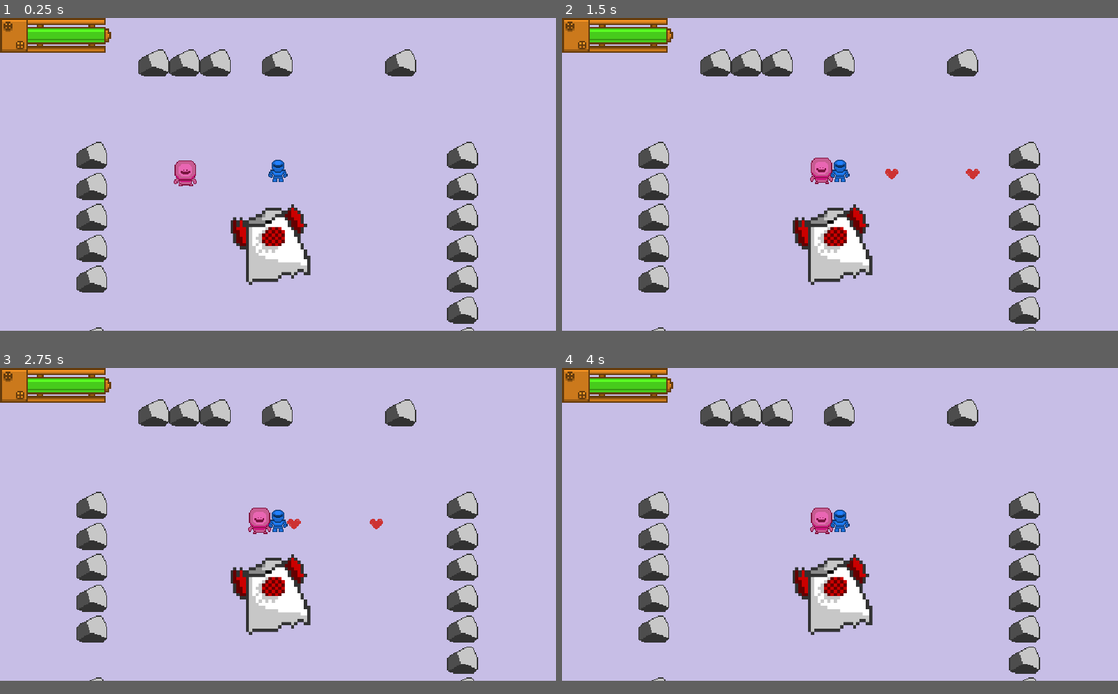
Above: before the commit, frames 1-4 (two rows, left to right).
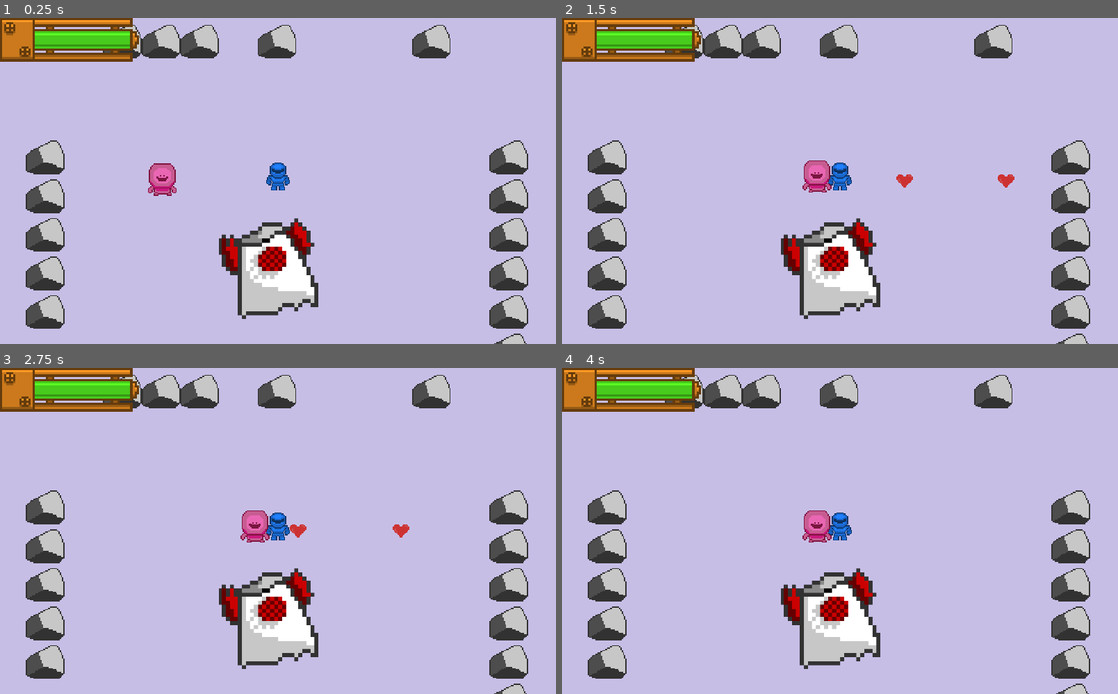
Above: after the commit, the same moments.

Repository: FREQ-E/Hanno
Game: Godot game, scene res://levels/test/test.tscn
Same seed, same stepped clock (60 frames per second), same inputs: the game is played once before the commit and once after it.
Inputs:
- Up to frame 1 (0.25 s): no input
- Up to frame 2 (1.5 s): hold Right (fire_right) 0.53-1.28 s; hold Space (sprint) 0.53-1.28 s; hold Down (fire_down) from 1.28 s (still down); tap Space (sprint) at 1.35 s
- Up to frame 3 (2.75 s): release Down (fire_down) at 2.03 s; hold Right (fire_right) from 2.03 s (still down); hold Space (sprint) from 2.03 s (still down)
- Up to frame 4 (4 s): release Right (fire_right) at 2.78 s; release Space (sprint) at 2.78 s; hold Up (fire_up) 2.78-3.53 s; tap Space (sprint) at 2.85 s; hold Left (fire_left) from 3.53 s (still down); hold Space (sprint) from 3.53 s (still down)
In our replay, the window is 800x450 before the commit and 800x469 after it. These sizes can differ from the game's own. Grey fills any space a smaller window leaves; there, only what the larger window draws over its background counts as a difference.

The runs differ from the first frame. In frame 1, 22% of the frame differs, in the area x 0-95%, y 0-100%; in frame 2, 22%; in frame 3, 21%; in frame 4, 21%.

Commit message:
Revert "Merge branch 'master' of https://github.com/FREQ-E/Hanno"
This reverts commit 277c2012a33e69e56962049afef113cdd7cd8b4b, reversing
changes made to 6878c0b7d53e2a275ca798f6806d8d0bcd51ab51.

Diff:
--- a/global_funcs.gd
+++ b/global_funcs.gd
@@ -10,11 +10,3 @@
 		yield(tree, "node_added")
 
 	return tree.get_nodes_in_group(group)
-
-
-func _input(event):
-	if event.is_action_pressed("fullscreen"):
-		OS.window_fullscreen = not OS.window_fullscreen
-
-	elif event.is_action_pressed("ui_cancel"):
-		get_tree().quit()
--- a/project.godot
+++ b/project.godot
@@ -126,8 +126,6 @@
 
 [display]
 
-window/size/width=1280
-window/size/height=720
 window/stretch/mode="2d"
 window/stretch/aspect="keep_width"
 
@@ -190,11 +188,6 @@
 , Object(InputEventJoypadMotion,"resource_local_to_scene":false,"resource_name":"","device":0,"axis":2,"axis_value":1.0,"script":null)
  ]
 }
-fullscreen={
-"deadzone": 0.5,
-"events": [ Object(InputEventKey,"resource_local_to_scene":false,"resource_name":"","device":0,"alt":false,"shift":false,"control":false,"meta":false,"command":false,"pressed":false,"scancode":16777254,"unicode":0,"echo":false,"script":null)
- ]
-}
 
 [rendering]
 
